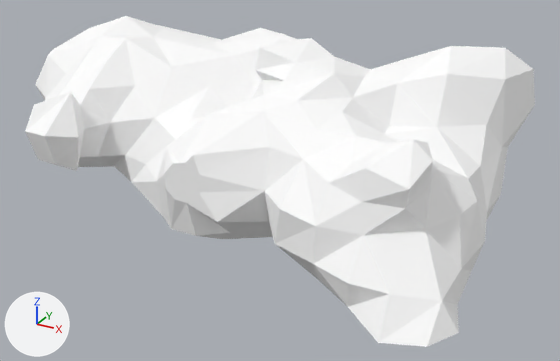
Two versions of the Blender file Assets/Models/Environment/mcfunky_cloud_collection/Cloud 03 decimate.blend, one commit apart.
Camera for both pictures: a 50 mm camera at (1.06, -1.916, 0.876) aimed at (0.014, -0.014, -0.075). The axes (+X, +Y, +Z) are drawn at lower left. The lights are the same throughout.

In view in the first picture: 'cloud_3'.
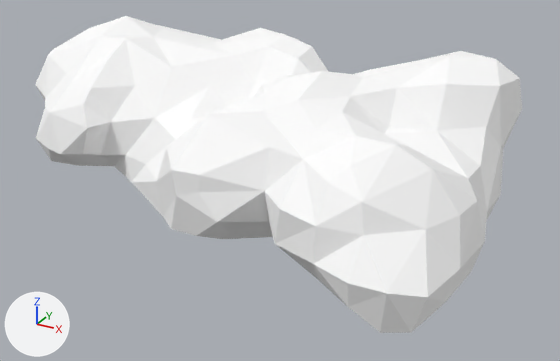
Pixel boxes (x1, y1, x2, y2) of what changed, in the pictures (560 x 361 px; the box of a moved part takes in the faces that stretch with it):
'cloud_3', reshaped: before (25, 16, 535, 347); after (35, 16, 522, 333)
part 1 of me_untitled_001, moved or reshaped: before (157, 38, 535, 236); after (157, 51, 522, 236)
part 2 of me_untitled_001, cut back: before (329, 139, 472, 347); after (329, 145, 472, 333)
part 3 of me_untitled_001, cut back: before (25, 36, 135, 171); after (36, 36, 135, 166)

The edits, one by one:
me_untitled_001 is used by ob_cloud_3; location (0.0, 0.0, 0.0).
me_untitled_001 had 305 vertices, 593 faces and spanned x -1.07..0.73, y -0.64..0.56, z -0.23..0.38.
me_untitled_001 now has 259 vertices, 514 faces and spans x -0.98..0.7, y -0.57..0.51, z -0.2..0.34.
Part 1, on me_untitled_001:
26 vertices are removed from x -0.09..0.5, y -0.44..0.44, z -0.05..0.38.
66 faces are deleted.
21 vertices move from x 0.09..0.68, y -0.25..0.44, z -0.03..0.37 to x 0.09..0.66, y -0.23..0.42, z -0.02..0.34.
11 vertices are added at x -0.07..0.47, y -0.44..0.45, z -0.05..0.32.
49 new faces join them.
Part 2, on me_untitled_001:
15 vertices are removed from x 0.48..0.73, y -0.64..-0.33, z -0.13..0.28.
41 faces are deleted.
1 vertex moves from x 0.59, y -0.41, z -0.12 to x 0.58, y -0.41, z -0.12.
4 vertices are added at (0.65, -0.53, -0.01), (0.56, -0.54, -0.13), (0.62, -0.52, -0.11), (0.67, -0.42, -0.08).
19 new faces join them.
Part 3, on me_untitled_001:
14 vertices are removed from x -0.66..-0.45, y -0.43..-0.28, z -0.03..0.21.
34 faces are deleted.
6 vertices in x -0.77..-0.5, y -0.25..-0.22, z -0.08..0.2 move by (0.0, 0.02, 0.0).
1 vertex moves from x -0.52, y -0.23, z 0.19 to x -0.52, y -0.22, z 0.19.
6 vertices are added at (-0.64, -0.28, 0.12), (-0.52, -0.26, 0.16), (-0.48, -0.29, 0.1), (-0.59, -0.31, 0.0), (-0.65, -0.29, 0.0), (-0.52, -0.28, 0.0).
18 new faces join them.
